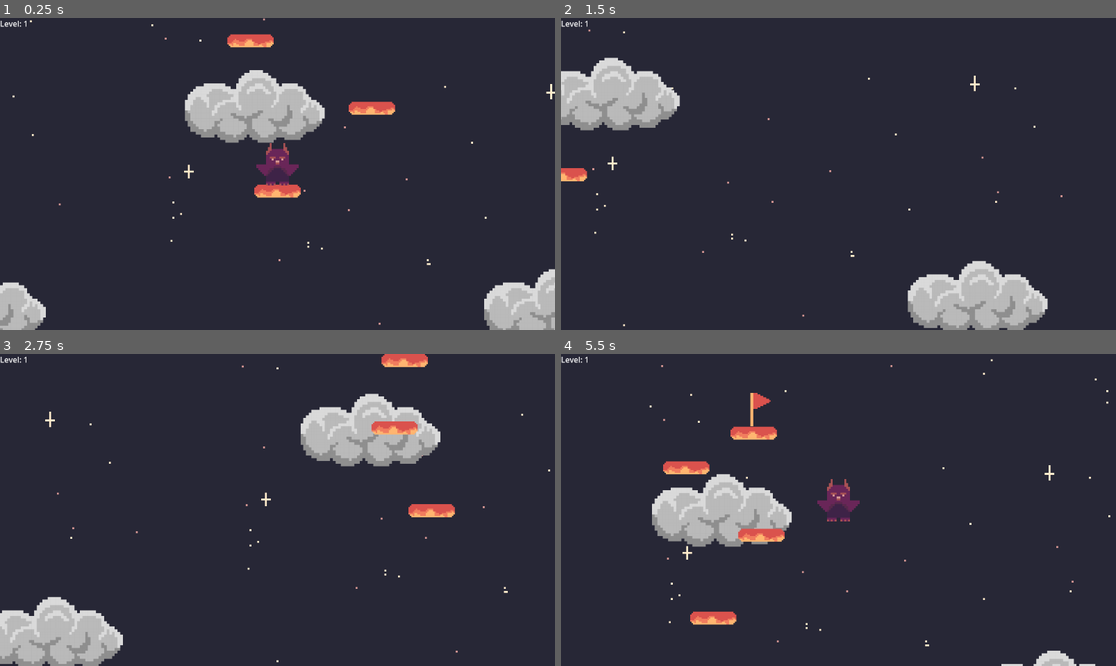
Above: before the commit, frames 1-4 (two rows, left to right).
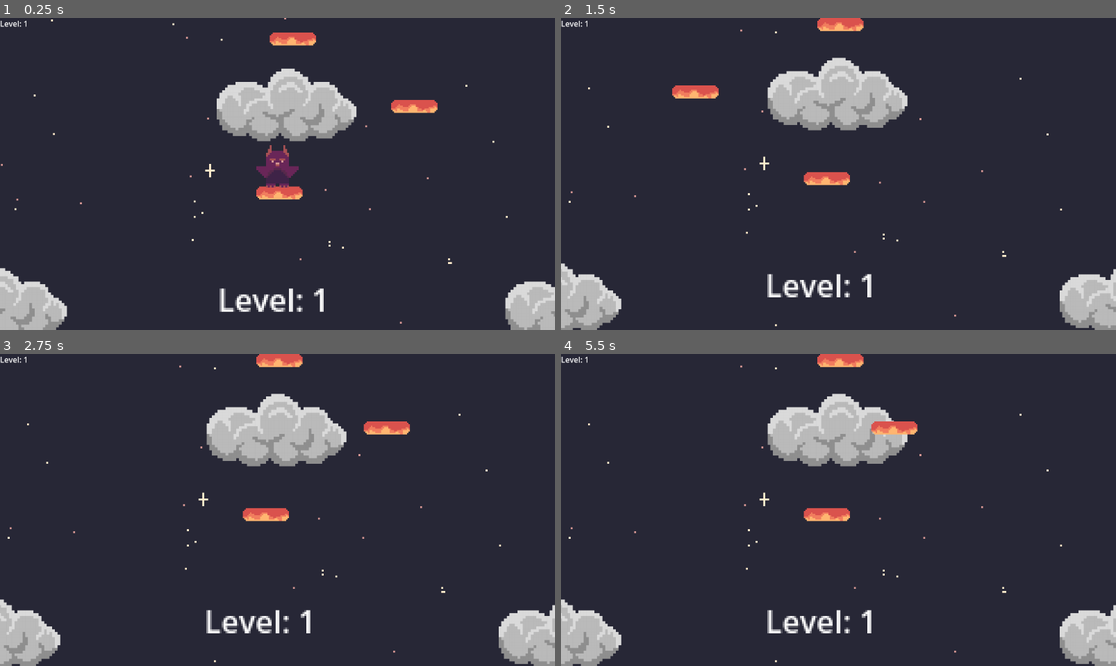
Above: after the commit, the same moments.

Repository: a-dughi/Custom-Office-Templates
Game: Godot game, scene res://Scenes/game.tscn
Same seed, same stepped clock (60 frames per second), same inputs: the game is played once before the commit and once after it.
Inputs:
- Up to frame 1 (0.25 s): no input
- Up to frame 2 (1.5 s): tap Enter (ui_accept) at 0.5, 0.6 s; hold Right (ui_right) from 0.53 s (still down); tap Up (jump, bound only after the commit) at 0.77, 0.8, 1.07, 1.35 s
- Up to frame 3 (2.75 s): tap Up (jump, bound only after the commit) at 1.52, 1.82, 2.3 s; tap Enter (ui_accept) at 1.55, 2.1 s; release Right (ui_right) at 2.03 s; hold Left (ui_left) from 2.03 s (still down)
- Up to frame 4 (5.5 s): release Left (ui_left) at 2.78 s; hold Right (ui_right) 2.78-4.28 s; tap Enter (ui_accept) at 2.85, 4.35, 5.1 s; tap Up (jump, bound only after the commit) at 3.02, 3.32, 3.6, 3.77, 4.07, 4.52, 4.82, 5.3 s; hold Left (ui_left) 4.28-5.03 s; hold Right (ui_right) from 5.03 s (still down)

The runs differ from the first frame. In frame 1, 8.6% of the frame differs, in the area x 0-100%, y 0-100%; in frame 2, 18%; in frame 3, 14%; in frame 4, 15%.
Error after the commit: Invalid access of index '0' on a base object of type: 'Array'. (res://Scripts/game.gd:19)

Commit message:
added coin

Diff:
--- a/Scenes/character_body_2d.tscn
+++ b/Scenes/character_body_2d.tscn
@@ -8,6 +8,7 @@
 
 [node name="character" type="CharacterBody2D"]
 z_index = 5
+collision_layer = 2
 script = ExtResource("1_yc67e")
 
 [node name="Sprite2D" type="Sprite2D" parent="."]
--- /dev/null
+++ b/Scenes/coin.gd
@@ -0,0 +1,7 @@
+extends Area2D
+
+
+var coinCount = 0
+func _on_body_entered(body):
+	queue_free()
+	coinCount += 1
--- /dev/null
+++ b/Scenes/coin.tscn
@@ -0,0 +1,57 @@
+[gd_scene load_steps=9 format=3 uid="uid://e7qegn0478p3"]
+
+[ext_resource type="Texture2D" uid="uid://cydy33r7yjpos" path="res://Assets/pixilart-drawing (7).png" id="1_gu5o7"]
+[ext_resource type="Script" path="res://Scenes/coin.gd" id="1_h2s6o"]
+
+[sub_resource type="AtlasTexture" id="AtlasTexture_7p3yu"]
+atlas = ExtResource("1_gu5o7")
+region = Rect2(2, 36, 14, 14)
+
+[sub_resource type="AtlasTexture" id="AtlasTexture_lkv81"]
+atlas = ExtResource("1_gu5o7")
+region = Rect2(16, 36, 14, 14)
+
+[sub_resource type="AtlasTexture" id="AtlasTexture_ufolo"]
+atlas = ExtResource("1_gu5o7")
+region = Rect2(30, 36, 14, 14)
+
+[sub_resource type="AtlasTexture" id="AtlasTexture_hfbsb"]
+atlas = ExtResource("1_gu5o7")
+region = Rect2(44, 36, 14, 14)
+
+[sub_resource type="SpriteFrames" id="SpriteFrames_k4gjv"]
+animations = [{
+"frames": [{
+"duration": 1.0,
+"texture": SubResource("AtlasTexture_7p3yu")
+}, {
+"duration": 1.0,
+"texture": SubResource("AtlasTexture_lkv81")
+}, {
+"duration": 1.0,
+"texture": SubResource("AtlasTexture_ufolo")
+}, {
+"duration": 1.0,
+"texture": SubResource("AtlasTexture_hfbsb")
+}],
+"loop": true,
+"name": &"default",
+"speed": 5.0
+}]
+
+[sub_resource type="CircleShape2D" id="CircleShape2D_18jwm"]
+radius = 4.0
+
+[node name="Area2D" type="Area2D"]
+collision_mask = 2
+script = ExtResource("1_h2s6o")
+
+[node name="AnimatedSprite2D" type="AnimatedSprite2D" parent="."]
+sprite_frames = SubResource("SpriteFrames_k4gjv")
+autoplay = "default"
+frame_progress = 0.620908
+
+[node name="CollisionShape2D" type="CollisionShape2D" parent="."]
+shape = SubResource("CircleShape2D_18jwm")
+
+[connection signal="body_entered" from="." to="." method="_on_body_entered"]
--- a/Scenes/game.tscn
+++ b/Scenes/game.tscn
@@ -1,14 +1,11 @@
-[gd_scene load_steps=13 format=3 uid="uid://c54ii8euffkpg"]
+[gd_scene load_steps=11 format=3 uid="uid://c54ii8euffkpg"]
 
 [ext_resource type="PackedScene" uid="uid://bdn8r48mnqneo" path="res://Scenes/character_body_2d.tscn" id="1_7cwqa"]
-[ext_resource type="Script" path="res://Scenes/gameManager.gd" id="1_qglkv"]
+[ext_resource type="Script" path="res://Scripts/game.gd" id="1_vgaij"]
 [ext_resource type="PackedScene" uid="uid://b1crmceooylof" path="res://Scenes/animatable_body_2d.tscn" id="2_de25m"]
 [ext_resource type="Script" path="res://Scripts/Camera2D.gd" id="2_f7mx7"]
 [ext_resource type="PackedScene" uid="uid://bivvwdvt787qe" path="res://Scenes/dying.tscn" id="3_kdog2"]
 [ext_resource type="PackedScene" uid="uid://bthdyalhmnhku" path="res://Scenes/parallax_background.tscn" id="5_cf0hu"]
-[ext_resource type="PackedScene" uid="uid://jgymm2mnq2ri" path="res://Scenes/next_level.tscn" id="6_yk1nu"]
-
-[sub_resource type="GDScript" id="GDScript_v4k2l"]
 
 [sub_resource type="WorldBoundaryShape2D" id="WorldBoundaryShape2D_ibpcu"]
 
@@ -51,28 +48,27 @@
 }
 
 [node name="game" type="Node2D"]
-script = SubResource("GDScript_v4k2l")
+script = ExtResource("1_vgaij")
 
-[node name="gameManager" type="Node" parent="."]
-unique_name_in_owner = true
-script = ExtResource("1_qglkv")
+[node name="CharacterBody2D" parent="." instance=ExtResource("1_7cwqa")]
+position = Vector2(-1, 53)
 
-[node name="CanvasLayer" type="CanvasLayer" parent="gameManager"]
+[node name="Camera2D" type="Camera2D" parent="CharacterBody2D"]
+position = Vector2(0, -7)
+zoom = Vector2(4, 4)
+limit_left = -150
+limit_right = 150
+limit_bottom = 136
+limit_smoothed = true
+editor_draw_limits = true
+script = ExtResource("2_f7mx7")
 
-[node name="Level" type="Label" parent="gameManager/CanvasLayer"]
+[node name="CanvasLayer" type="CanvasLayer" parent="CharacterBody2D"]
+
+[node name="Level" type="Label" parent="CharacterBody2D/CanvasLayer"]
 offset_right = 40.0
 offset_bottom = 23.0
-text = "Level: 1"
-
-[node name="CharacterBody2D" parent="." instance=ExtResource("1_7cwqa")]
-position = Vector2(21, 50)
-
-[node name="Camera2D" type="Camera2D" parent="CharacterBody2D"]
-position = Vector2(0, -6)
-zoom = Vector2(4, 4)
-limit_bottom = 136
-limit_smoothed = true
-script = ExtResource("2_f7mx7")
+text = "Level: 0"
 
 [node name="dying" parent="." instance=ExtResource("3_kdog2")]
 position = Vector2(-30, 99)
@@ -82,7 +78,7 @@
 shape = SubResource("WorldBoundaryShape2D_ibpcu")
 
 [node name="AnimatableBody2D" parent="." instance=ExtResource("2_de25m")]
-position = Vector2(21, 55)
+position = Vector2(0, 57)
 
 [node name="AnimatableBody2D2" parent="." instance=ExtResource("2_de25m")]
 position = Vector2(94, 12)
@@ -97,9 +93,31 @@
 position = Vector2(7, -23)
 
 [node name="AnimatableBody2D4" parent="." instance=ExtResource("2_de25m")]
-position = Vector2(42, -41)
+position = Vector2(42, -51)
 
 [node name="ParallaxBackground" parent="." instance=ExtResource("5_cf0hu")]
 
-[node name="NextLevel" parent="." instance=ExtResource("6_yk1nu")]
-position = Vector2(50, -48)
+[node name="Node" type="Node" parent="."]
+
+[node name="Level 1" type="Label" parent="Node"]
+z_index = -10
+offset_left = -32.0
+offset_top = 101.0
+offset_right = 26.0
+offset_bottom = 124.0
+size_flags_horizontal = 3
+size_flags_vertical = 10
+text = "Level: 1"
+horizontal_alignment = 1
+
+[node name="Level 2" type="Label" parent="Node"]
+z_index = -10
+offset_left = -31.0
+offset_top = -76.0
+offset_right = 27.0
+offset_bottom = -53.0
+size_flags_horizontal = 3
+size_flags_vertical = 10
+text = "Level: 2"
+horizontal_alignment = 1
+metadata/_edit_use_anchors_ = true
--- a/Scenes/gameManager.gd
+++ /dev/null
@@ -1,8 +0,0 @@
-extends Node
-
-
-var level = 1
-@onready var level_text = $CanvasLayer/Level
-func add_level():
-	level += 1
-	level_text.text = "Level: " + str(level)
--- a/Scripts/Camera2D.gd
+++ b/Scripts/Camera2D.gd
@@ -7,5 +7,5 @@
 
 
 # Called every frame. 'delta' is the elapsed time since the previous frame.
-func _process(delta):
-	pass
+#func _process(delta):
+	#pass
--- a/Scripts/character_body_2d.gd
+++ b/Scripts/character_body_2d.gd
@@ -2,27 +2,39 @@
 
 
 const SPEED = 150.0
+
 const JUMP_VELOCITY = -300.0
+var characterPos = global_position.y
 
 # Get the gravity from the project settings to be synced with RigidBody nodes.
 var gravity = ProjectSettings.get_setting("physics/2d/default_gravity")
 
 
 func _physics_process(delta):
+	characterPos = global_position.y
+	add_level()
 	# Add the gravity.
 	if not is_on_floor():
 		velocity.y += gravity * delta
 
 	# Handle jump.
-	if Input.is_action_just_pressed("ui_accept") and is_on_floor():
+	if Input.is_action_just_pressed("jump") and is_on_floor():
 		velocity.y = JUMP_VELOCITY
 
 	# Get the input direction and handle the movement/deceleration.
 	# As good practice, you should replace UI actions with custom gameplay actions.
-	var direction = Input.get_axis("ui_left", "ui_right")
+	var direction = Input.get_axis("left", "right")
 	if direction:
 		velocity.x = direction * SPEED
 	else:
 		velocity.x = move_toward(velocity.x, 0, SPEED)
 
 	move_and_slide()
+
+@onready var level_text = $CanvasLayer/Level
+
+func add_level():
+	if characterPos > -50 && characterPos < 100:
+			level_text.text = "Level: 1"
+	if characterPos > -150 && characterPos < -50:
+			level_text.text = "Level: 2"
--- a/Scripts/dying.gd
+++ b/Scripts/dying.gd
@@ -2,7 +2,7 @@
 
 @onready var timer = $Timer
 
-func _on_body_entered(body):
+func _on_body_entered():
 	timer.start()
 
 func _on_timer_timeout():
--- a/project.godot
+++ b/project.godot
@@ -15,6 +15,28 @@
 config/features=PackedStringArray("4.2", "Forward Plus")
 config/icon="res://icon.svg"
 
+[input]
+
+jump={
+"deadzone": 0.5,
+"events": [Object(InputEventKey,"resource_local_to_scene":false,"resource_name":"","device":0,"window_id":0,"alt_pressed":false,"shift_pressed":false,"ctrl_pressed":false,"meta_pressed":false,"pressed":false,"keycode":0,"physical_keycode":4194320,"key_label":0,"unicode":0,"echo":false,"script":null)
+, Object(InputEventKey,"resource_local_to_scene":false,"resource_name":"","device":-1,"window_id":0,"alt_pressed":false,"shift_pressed":false,"ctrl_pressed":false,"meta_pressed":false,"pressed":false,"keycode":0,"physical_keycode":87,"key_label":0,"unicode":119,"echo":false,"script":null)
+, Object(InputEventKey,"resource_local_to_scene":false,"resource_name":"","device":-1,"window_id":0,"alt_pressed":false,"shift_pressed":false,"ctrl_pressed":false,"meta_pressed":false,"pressed":false,"keycode":0,"physical_keycode":32,"key_label":0,"unicode":32,"echo":false,"script":null)
+]
+}
+left={
+"deadzone": 0.5,
+"events": [Object(InputEventKey,"resource_local_to_scene":false,"resource_name":"","device":-1,"window_id":0,"alt_pressed":false,"shift_pressed":false,"ctrl_pressed":false,"meta_pressed":false,"pressed":false,"keycode":0,"physical_keycode":4194319,"key_label":0,"unicode":0,"echo":false,"script":null)
+, Object(InputEventKey,"resource_local_to_scene":false,"resource_name":"","device":-1,"window_id":0,"alt_pressed":false,"shift_pressed":false,"ctrl_pressed":false,"meta_pressed":false,"pressed":false,"keycode":0,"physical_keycode":65,"key_label":0,"unicode":97,"echo":false,"script":null)
+]
+}
+right={
+"deadzone": 0.5,
+"events": [Object(InputEventKey,"resource_local_to_scene":false,"resource_name":"","device":-1,"window_id":0,"alt_pressed":false,"shift_pressed":false,"ctrl_pressed":false,"meta_pressed":false,"pressed":false,"keycode":0,"physical_keycode":4194321,"key_label":0,"unicode":0,"echo":false,"script":null)
+, Object(InputEventKey,"resource_local_to_scene":false,"resource_name":"","device":-1,"window_id":0,"alt_pressed":false,"shift_pressed":false,"ctrl_pressed":false,"meta_pressed":false,"pressed":false,"keycode":0,"physical_keycode":68,"key_label":0,"unicode":100,"echo":false,"script":null)
+]
+}
+
 [rendering]
 
 textures/canvas_textures/default_texture_filter=0
Binary file added: Assets/pixilart-drawing (7).png
Not shown, added: Assets/pixilart-drawing (7).png.import
